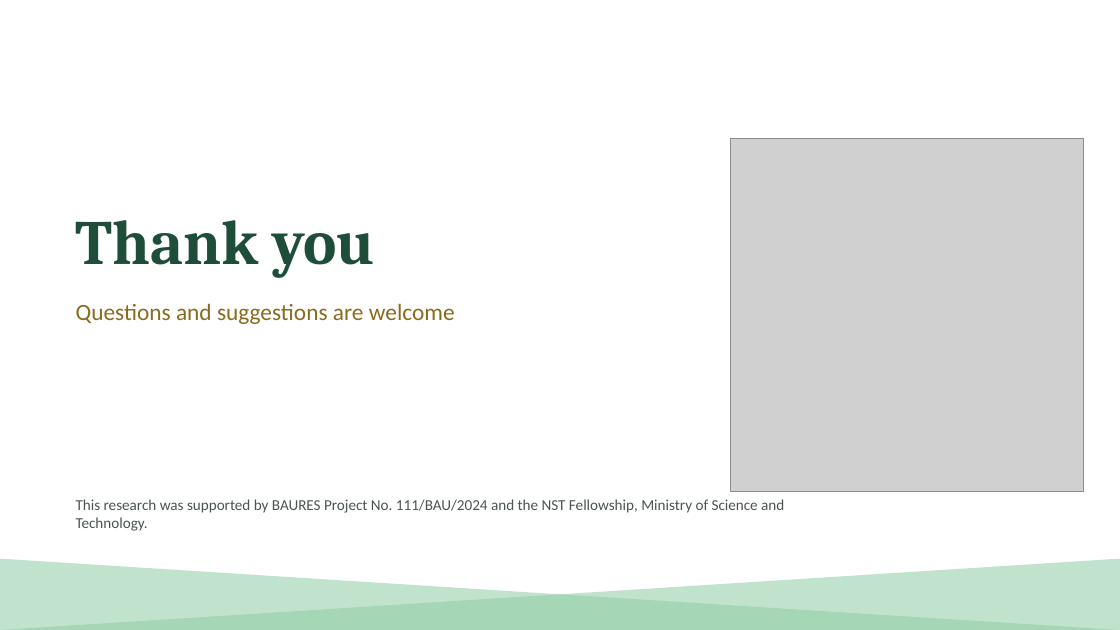
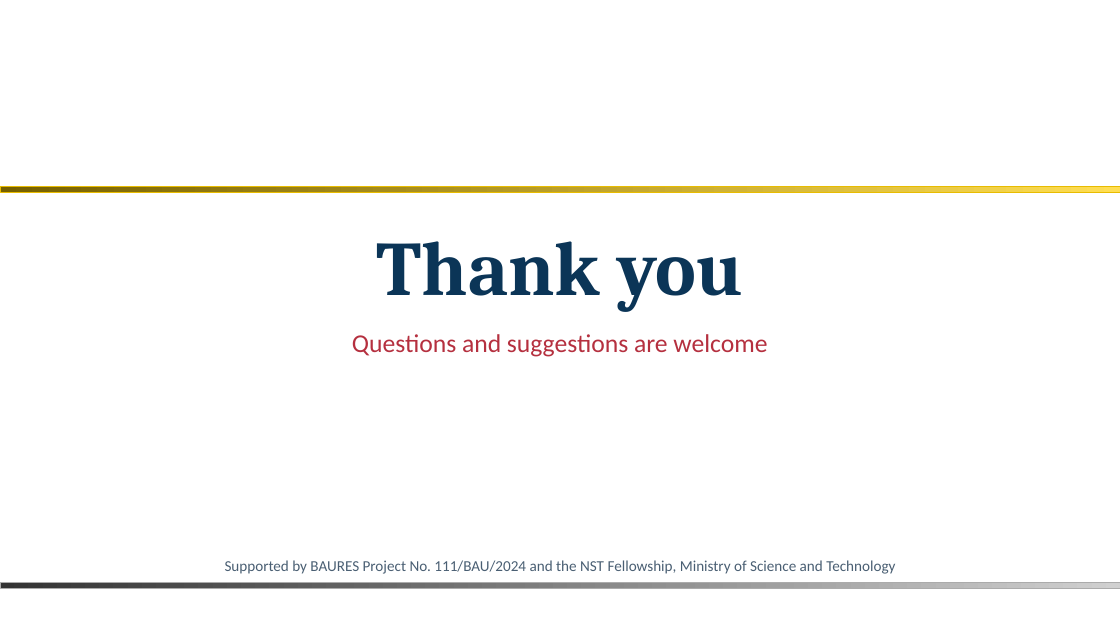
Before and after one commit to bipro-b/nm-documenents, a slide deck: slide 37 of docs/Nisha_MS_Thesis_Defence.pptx (slide 38 before the commit). Drawn at 1120x630 pixels with LibreOffice and Linux fonts; fonts in the diff are those of the drawing; grey boxes stand for pictures; background and template pictures are left out. Boxes give left, top, right and bottom in pixels: in the first picture for what was removed or moved away, otherwise in the second. Text is boxed around its words. In the diff, an @@ line names an element or a change of style, - is before the commit and + after.

```diff
--- a/docs/Nisha_MS_Thesis_Defence.pptx
+++ b/docs/Nisha_MS_Thesis_Defence.pptx
@@ picture removed at (731,139,1084,492) @@
@@ rectangle added at (0,187,1120,192), fill gradient #766000 to #FFDE53, outline #E8BC00 0.26 pt @@
@@ text "Thank you": place and size @@
-text "Thank you" at (76,220,375,278)
+text "Thank you" at (377,241,743,312)
@@ text "Thank you" at (377,241,743,312): size 54 to 66 pt, text colour #1E4D3A to #0B3557; alignment left to centre; line spacing 1 to 1.1 @@
@@ text "Questions and suggestions are welcome": place and size @@
-text "Questions and suggestions are welcome" at (76,303,455,324)
+text "Questions and suggestions are welcome" at (352,334,767,357)
@@ text "Questions and suggestions are welcome" at (352,334,767,357): size 20 to 22 pt, text colour #8A6A1F to #B5303F; alignment left to centre; line spacing 1 to 1.1; vertical alignment middle to top @@
@@ right triangle removed at (0,559,1120,630) @@
@@ right triangle removed at (0,559,1120,630) @@
@@ text at (225,560,895,574): text changed; text colour #4A5550 to #4A5F73 @@
-This research was supported by BAURES Project No. 111/BAU/2024 and the NST Fellowship, Ministry of Science and Technology.
+Supported by BAURES Project No. 111/BAU/2024 and the NST Fellowship, Ministry of Science and Technology
@@ rectangle added at (0,582,1120,588), fill gradient #333333 to #D0D0D0, outline #ABABAB 0.26 pt @@
```
Also in this commit, not shown: 30 other slides changed, 6 slides added, 7 slides removed, 1 other file.
